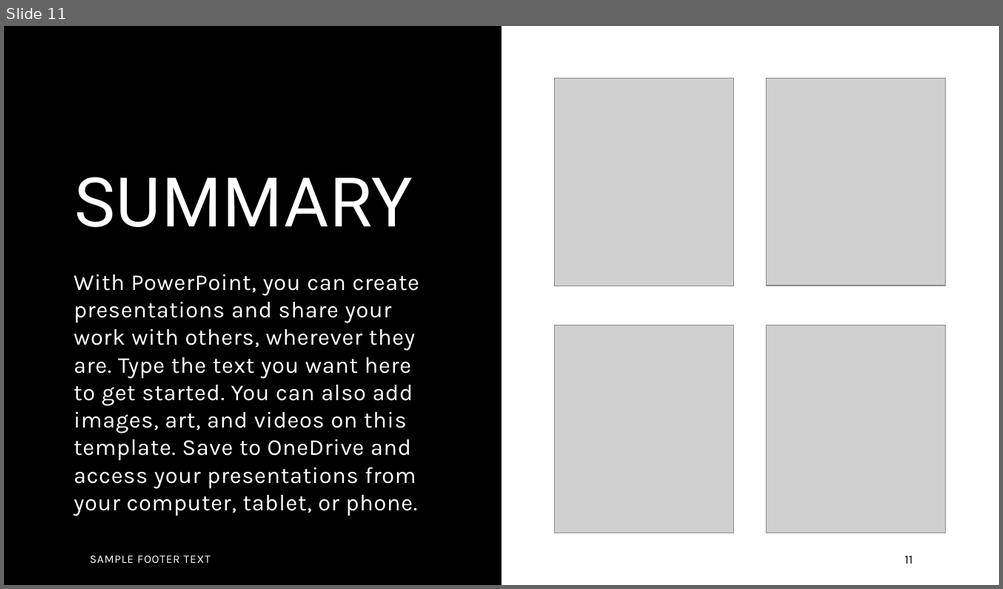
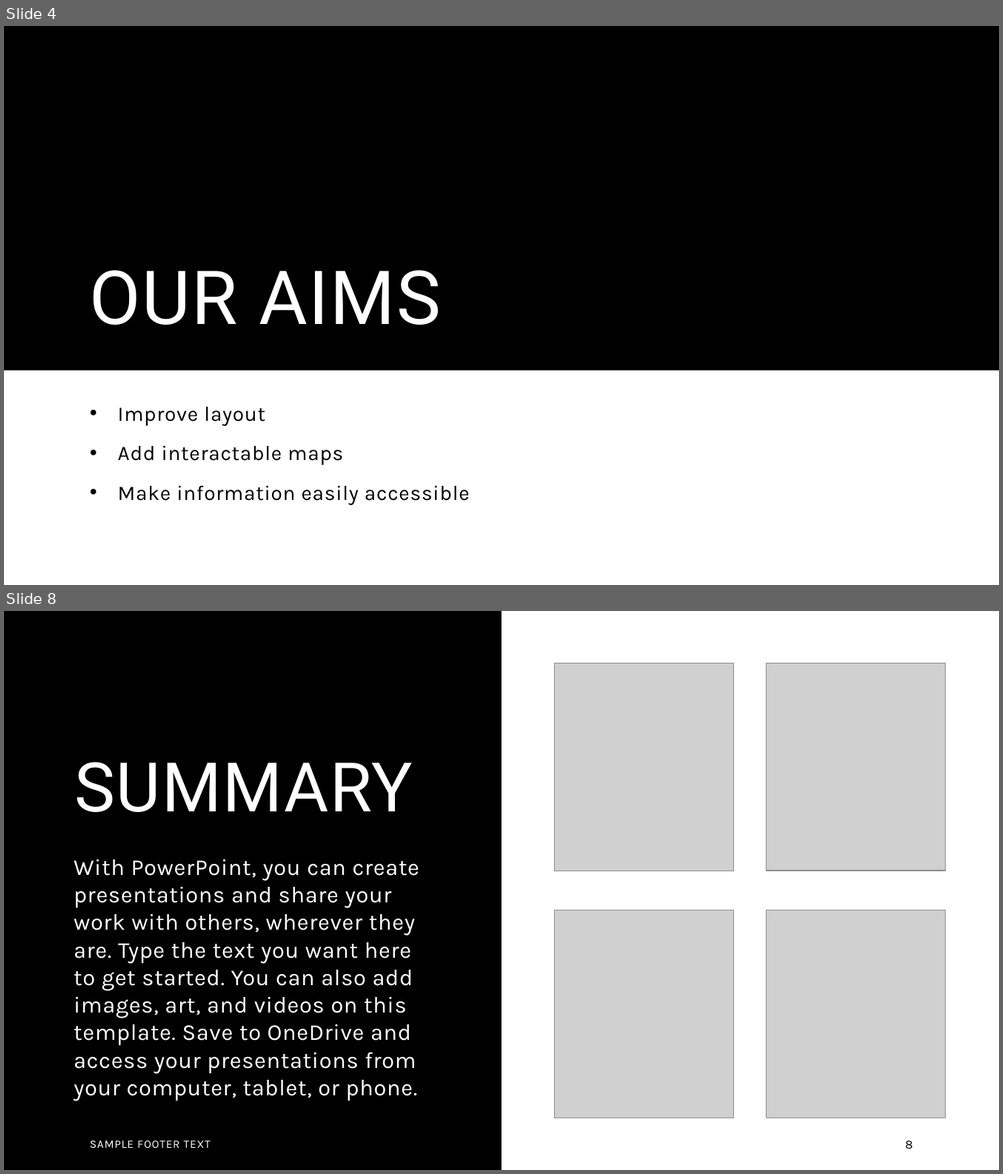
Before and after one commit to clararingrose/rguhack2024, a slide deck: rguhack2024.pptx. Shown one above the other, each under a label of ours: slide 11 before the commit, slides 4 and 8 after it; the slides between them are not shown. The pictures are 1003x589 and 1003x1174 pixels, drawn with LibreOffice and Linux fonts; fonts in the diff are those of the drawing; grey boxes stand for pictures. Boxes give left, top, right and bottom in pixels: in the first picture for what was removed or moved away, otherwise in the second. Text is boxed around its words. In the diff, an @@ line names an element or a change of style, - is before the commit and + after.

```diff
--- a/rguhack2024.pptx
+++ b/rguhack2024.pptx
@@ slide 4 added at (4,26,999,585), background #FFFFFF @@
@@ rectangle added at (4,26,999,371), fill #000000 @@
@@ title added at (90,270,441,325), 72 pt, text #FFFFFF @@
+OUR AIMS
@@ text added at (118,407,469,506), 20 pt, text #000000 @@
+• Improve layout
+• Add interactable maps
+• Make information easily accessible
@@ what was slide 11 is now slide 8 @@
@@ page number at (905,1141,912,1150): text changed @@
-11
+8
```
Also in this commit, not shown: 5 slides changed, 2 other slides added, 6 slides removed.
